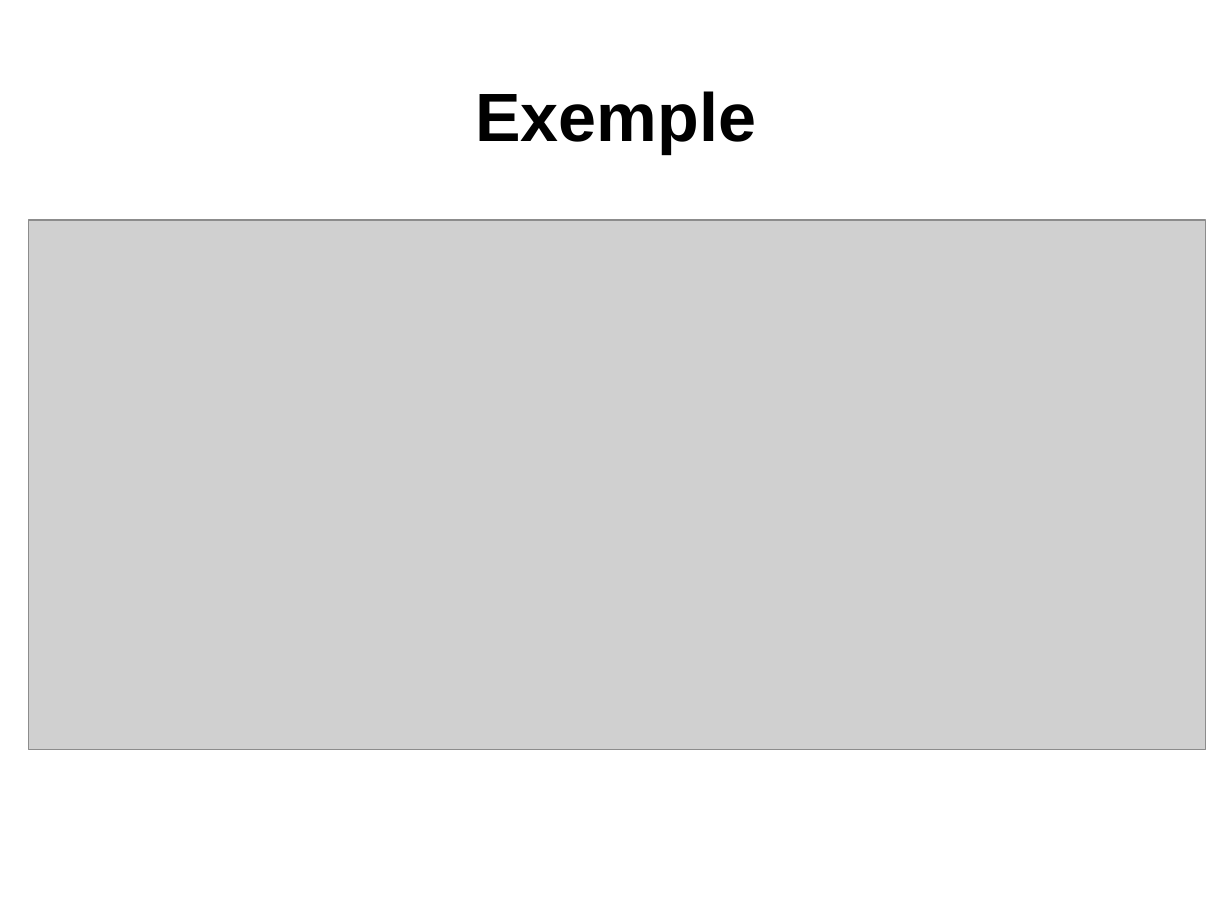
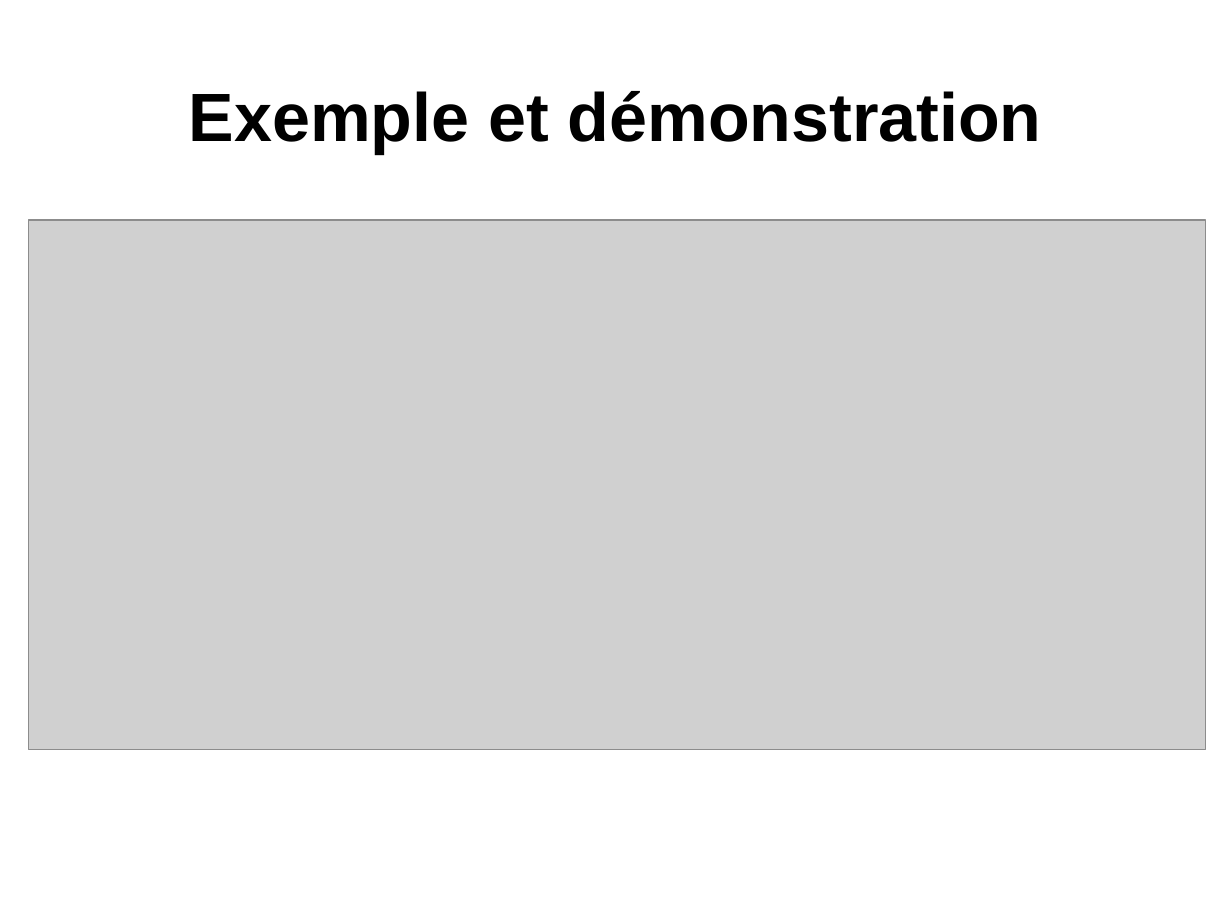
Before and after one commit to xerip/TER_squelettisation, a slide deck: slide 14 of Diaporama/Diapo_TER_MATTIOLI-DUFOIN.odp. Drawn at 1232x924 pixels with LibreOffice and Linux fonts; fonts in the diff are those of the drawing; grey boxes stand for pictures. Boxes give left, top, right and bottom in pixels: in the first picture for what was removed or moved away, otherwise in the second. Text is boxed around its words. In the diff, an @@ line names an element or a change of style, - is before the commit and + after.

```diff
--- a/Diaporama/Diapo_TER_MATTIOLI-DUFOIN.odp
+++ b/Diaporama/Diapo_TER_MATTIOLI-DUFOIN.odp
@@ title at [189,91,1042,153]: text changed @@
-Exemple
+Exemple et démonstration
```
Also in this commit, not shown: 4 other slides changed, 1 slide removed, 6 other files.
